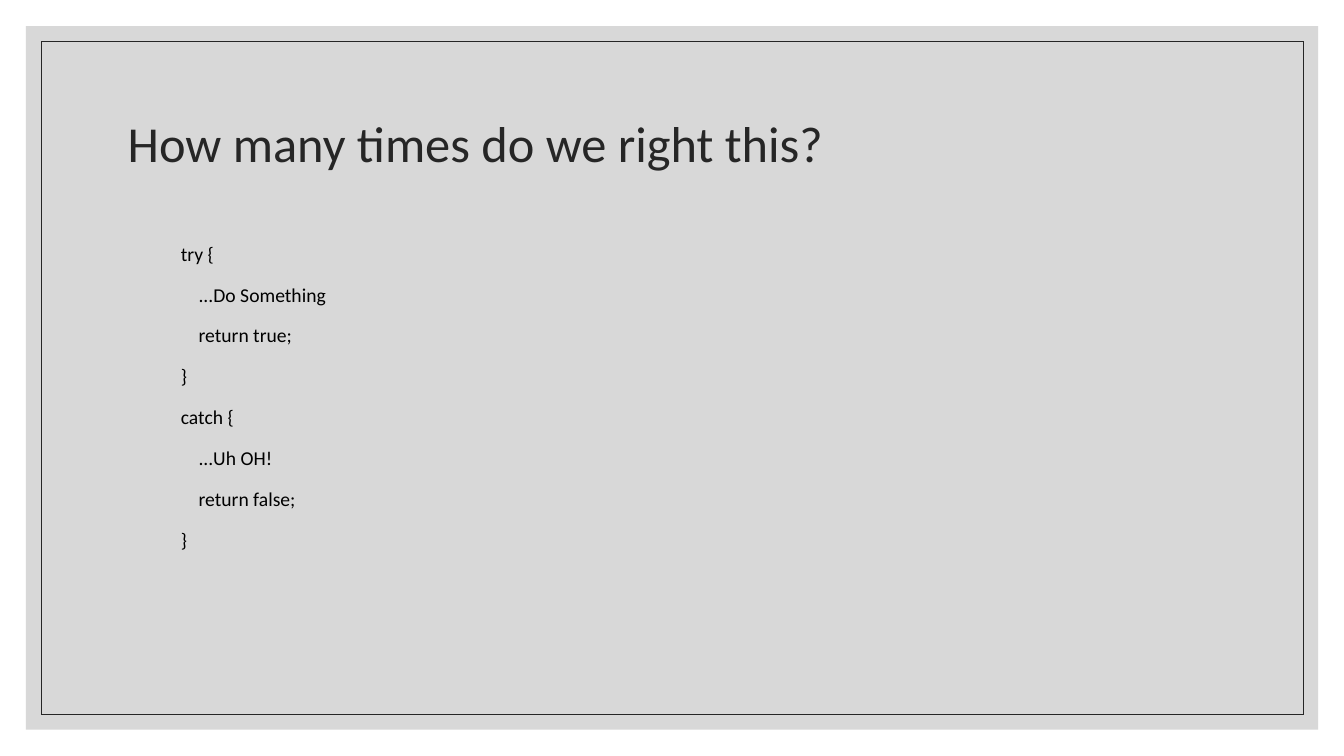
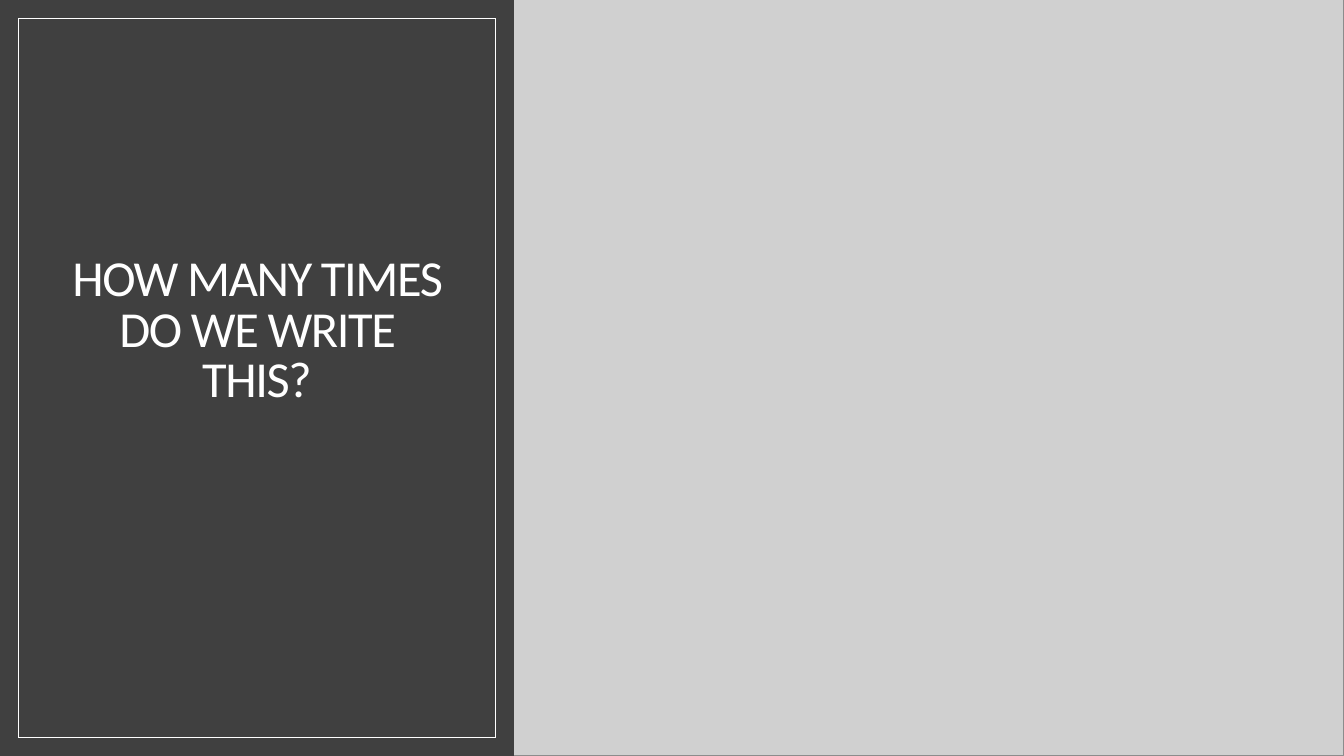
Before and after one commit to kemiller2002/monad-talk, a slide deck: slide 3 of presentation/monads.pptx. Drawn at 1344x756 pixels with LibreOffice and Linux fonts; fonts in the diff are those of the drawing; grey boxes stand for pictures. Boxes give left, top, right and bottom in pixels: in the first picture for what was removed or moved away, otherwise in the second. Text is boxed around its words. In the diff, an @@ line names an element or a change of style, - is before the commit and + after.

Commit message:
update presentation.

```diff
--- a/presentation/monads.pptx
+++ b/presentation/monads.pptx
@@ background #FFFFFF to #000000 @@
@@ rectangle added at (x1=0, y1=0, x2=1344, y2=756), fill #FFFFFF @@
@@ rectangle added at (x1=0, y1=0, x2=514, y2=756), fill #404040 @@
@@ rectangle added at (x1=18, y1=18, x2=496, y2=738), outline #FFFFFF 0.5 pt @@
@@ rectangle removed at (x1=26, y1=26, x2=1319, y2=730) @@
@@ picture added at (x1=512, y1=0, x2=1344, y2=756) @@
@@ rectangle removed at (x1=41, y1=41, x2=1304, y2=715) @@
@@ rectangle added at (x1=144, y1=140, x2=1200, y2=615), fill #000000 @@
@@ title at (x1=72, y1=263, x2=443, y2=398): text changed; text colour #262626 to #FFFFFF @@
-How many times do we right this?
+HOW MANY TIMES DO WE WRITE THIS?
@@ text removed at (x1=181, y1=248, x2=326, y2=508) @@
-try {
-...Do Something
-return true;
-}
-catch {
-...Uh OH!
-return false;
-}
```
Also in this commit, not shown: 1 other slide changed, 2 slides added, 1 other file.
